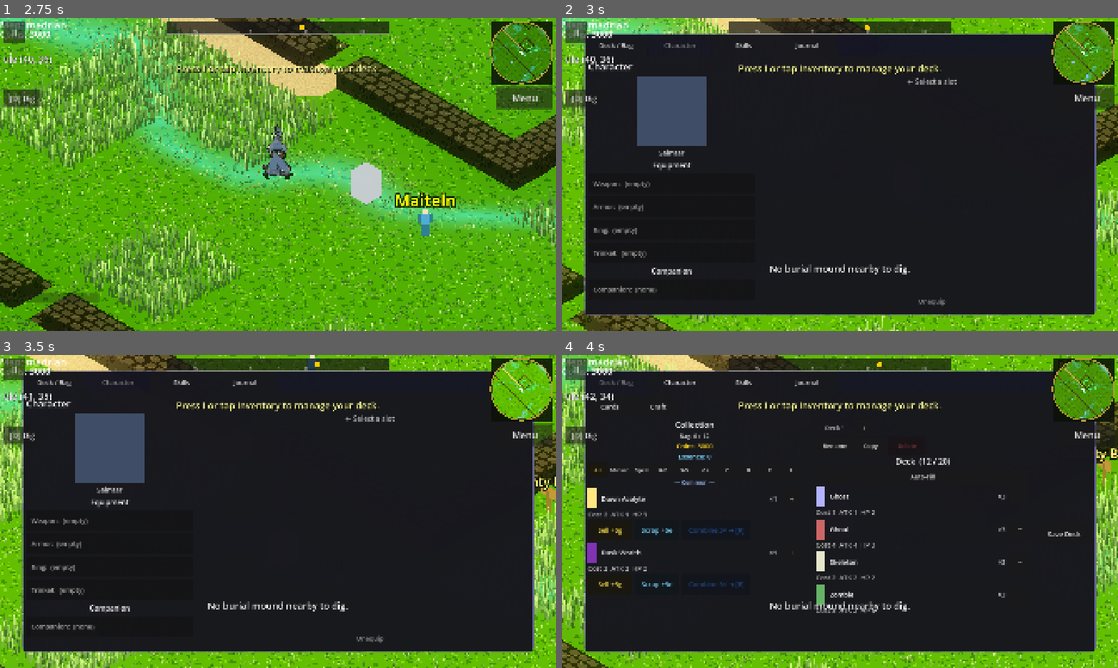
Above: before the commit, frames 1-4 (two rows, left to right).
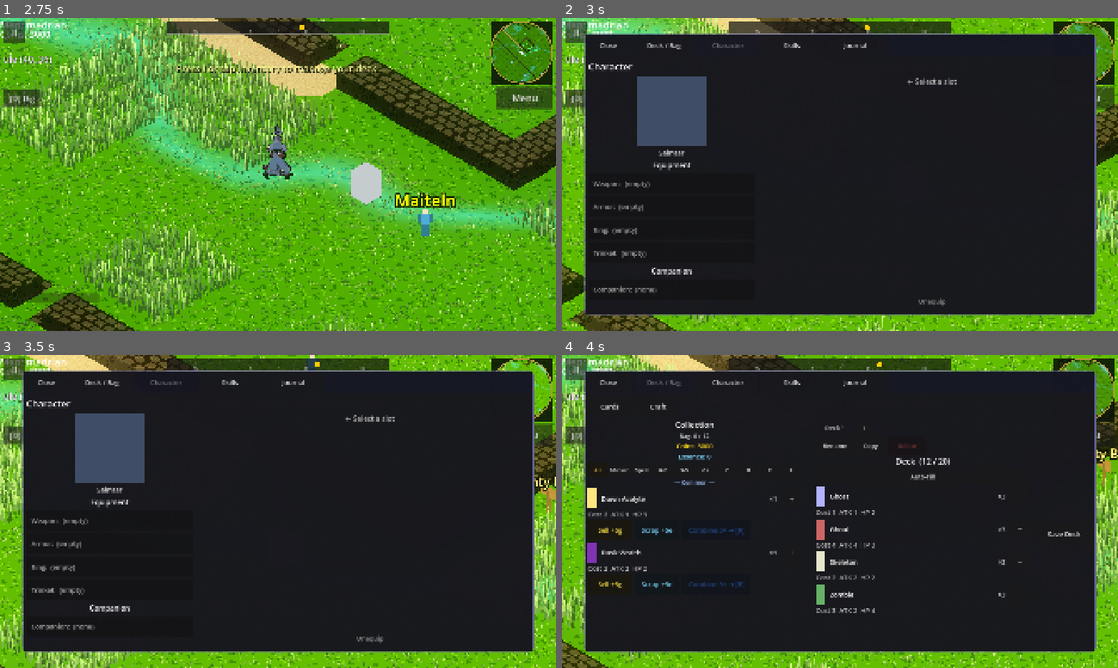
Above: after the commit, the same moments.

Repository: ChrisPauly97/pear-pudding-godot
Game: Godot game, scene res://scenes/ui/MenuScene.tscn
Same seed, same stepped clock (60 frames per second), same inputs: the game is played once before the commit and once after it. Sound files missing from this copy of the repository are replaced by a short silence.
Inputs (mouse positions are in pixels of both pictures, inside the frame that each line leads up to):
- Up to frame 1 (2.75 s): click "New Game" at 0.5 s; click "New Game" at 1.25 s; click "Venture Here" at 2 s
- Up to frame 2 (3 s): tap I (inventory) at 2.75 s; move the mouse to (962, 158) at 2.77 s; hold D (move_right) from 2.78 s (still down); hold C (character) from 2.78 s (still down); click (962, 158) at 2.92 s
- Up to frame 3 (3.5 s): keep holding D (move_right); keep holding C (character); tap Space (jump) at 3.02 s; tap E (interact) at 3.05 s
- Up to frame 4 (4 s): release D (move_right) at 3.5 s; release C (character) at 3.5 s; tap I (inventory) at 3.5 s; drag from (728, 527) to (812, 574) at 3.52 s

Frame 1 is identical in both runs. In frame 2, 2.5% of the frame differs, in the area x 3-97%, y 4-82%; in frame 3, 2.5%; in frame 4, 2.5%.
Error before the commit: Invalid call. Nonexistent function 'refresh_xp_bar' in base 'Nil'. (res://scenes/world/WorldScene.gd:693)
Error after the commit: Invalid call. Nonexistent function 'refresh_xp_bar' in base 'Nil'. (res://scenes/world/WorldScene.gd:696)

Commit message:
GID-093: Fix menu hub layering, add overworld return portal, add tap-to-move drag steering
TID-338: MenuHubScene wrapped in CanvasLayer(10) in SceneManager.open_menu_hub() so
it renders above the HUD CanvasLayer (layer 1). Close button moved to the left end of
the tab row so it never overlaps the top-right minimap corner.

TID-339: _spawn_return_portal() places a glowing golden pillar at tile (3,6) in the
"main" infinite overworld. Registered in _active_door_data with target_map="" so
interacting calls SceneManager.exit_map(), popping the map stack back to madrian.

TID-340: Touch drag now steers the move target continuously once the drag threshold is
crossed (throttled by tile change). Joystick-area guard still wins. Mouse drag (left
button held + motion) also steers. _drag_last_tile resets on each new touch/click.

Co-Authored-By: Claude Sonnet 4.6 <noreply@anthropic.com>
Claude-Session: https://claude.ai/code/session_014KhRyqgxAuieYm3ykEc5Sx

Diff:
--- a/autoloads/SceneManager.gd
+++ b/autoloads/SceneManager.gd
@@ -66,6 +66,7 @@
 }
 
 var _toast: CanvasLayer = null
+var _menu_hub_layer: CanvasLayer = null
 var _defeat_overlay: Node = null
 var _defeat_pending_enemy_data: Dictionary = {}
 
@@ -269,6 +270,9 @@
 		_state = State.WORLD)
 
 func _exit_world_cleanup() -> void:
+	if _menu_hub_layer != null and is_instance_valid(_menu_hub_layer):
+		_menu_hub_layer.queue_free()
+		_menu_hub_layer = null
 	if _defeat_overlay != null:
 		_defeat_overlay.queue_free()
 		_defeat_overlay = null
@@ -932,9 +936,15 @@
 		return
 	if _state != State.WORLD:
 		return
+	# Host the hub on a CanvasLayer above the HUD (default layer 1) so it
+	# always renders on top of the minimap and other HUD elements.
+	_menu_hub_layer = CanvasLayer.new()
+	_menu_hub_layer.layer = 10
+	_menu_hub_layer.name = "MenuHubLayer"
+	get_tree().current_scene.add_child(_menu_hub_layer)
 	var hub: Node = _MenuHubScript.new()
 	hub.name = "MenuHub"
-	get_tree().current_scene.add_child(hub)
+	_menu_hub_layer.add_child(hub)
 	hub.show_tab(tab)
 	hub.closed.connect(_on_menu_hub_closed)
 	_overlays[State.MENU_HUB] = hub
@@ -944,6 +954,9 @@
 	var hub: Node = _overlays.get(State.MENU_HUB, null)
 	if hub != null and is_instance_valid(hub):
 		_overlays.erase(State.MENU_HUB)
+	if _menu_hub_layer != null and is_instance_valid(_menu_hub_layer):
+		_menu_hub_layer.queue_free()
+		_menu_hub_layer = null
 	_state = State.WORLD
 
 func _on_inventory_requested() -> void:
--- a/scenes/ui/MenuHubScene.gd
+++ b/scenes/ui/MenuHubScene.gd
@@ -44,6 +44,14 @@
 	tab_row.add_theme_constant_override("separation", int(_ref * 0.004))
 	outer_vbox.add_child(tab_row)
 
+	# Close button on the LEFT so it never collides with the minimap (top-right).
+	var close_btn := Button.new()
+	close_btn.text = "Close"
+	close_btn.custom_minimum_size = Vector2(_ref * 0.15, _ref * 0.065)
+	close_btn.add_theme_font_size_override("font_size", int(_ref * 0.022))
+	close_btn.pressed.connect(_close)
+	tab_row.add_child(close_btn)
+
 	for tab_id: String in _TABS:
 		var btn := Button.new()
 		btn.text = _TAB_LABELS[tab_id]
@@ -52,18 +60,6 @@
 		btn.pressed.connect(show_tab.bind(tab_id))
 		tab_row.add_child(btn)
 		_tab_buttons[tab_id] = btn
-
-	# Spacer pushes close button to the right.
-	var spacer := Control.new()
-	spacer.size_flags_horizontal = Control.SIZE_EXPAND_FILL
-	tab_row.add_child(spacer)
-
-	var close_btn := Button.new()
-	close_btn.text = "Close"
-	close_btn.custom_minimum_size = Vector2(_ref * 0.15, _ref * 0.065)
-	close_btn.add_theme_font_size_override("font_size", int(_ref * 0.022))
-	close_btn.pressed.connect(_close)
-	tab_row.add_child(close_btn)
 
 	# ---- Content area ----
 	var content_wrapper := PanelContainer.new()
--- a/scenes/world/WorldScene.gd
+++ b/scenes/world/WorldScene.gd
@@ -175,6 +175,7 @@
 var _tap_start_screen: Vector2 = Vector2.ZERO
 var _tap_touch_index: int = -2  # -2 = no tracked tap; -1 reserved for mouse
 const _TAP_DRAG_THRESHOLD: float = 30.0  # screen pixels; beyond this is a drag, not a tap
+var _drag_last_tile: Vector2i = Vector2i(-9999, -9999)  # throttle drag-steer re-pathing
 
 # Terrain height constants — named-map path uses a wider ramp than chunks
 
@@ -273,6 +274,8 @@
 		add_child(floor_body)
 		_csm.build_initial_infinite(_player.position)
 		_spawn_open_world_rival_enc2()
+		if map_name == "main":
+			_spawn_return_portal()
 	else:
 		# Named map: load all chunks covering the 100×100 tile map synchronously
 		var max_cx: int = (WorldMap.MAP_WIDTH + IsoConst.CHUNK_SIZE - 1) / IsoConst.CHUNK_SIZE
@@ -1860,13 +1863,31 @@
 	elif event is InputEventScreenDrag:
 		var drag: InputEventScreenDrag = event as InputEventScreenDrag
 		if drag.index == _tap_touch_index:
+			# Joystick guard: if the drag moves over the joystick, let joystick win.
+			if _joystick_ref != null and _joystick_ref.has_method("is_touch_in_control_area"):
+				if _joystick_ref.call("is_touch_in_control_area", drag.position):
+					_tap_touch_index = -2
+					return
+			# Steer the move target continuously once the drag threshold is crossed.
 			if drag.position.distance_to(_tap_start_screen) >= _TAP_DRAG_THRESHOLD:
-				_tap_touch_index = -2  # too much movement — treat as a joystick drag, not a tap
+				if _camera != null:
+					var drag_tile: Vector2i = _screen_to_tile(drag.position)
+					if drag_tile != _drag_last_tile:
+						_drag_last_tile = drag_tile
+						_handle_tap_to_move(drag.position)
 	elif event is InputEventMouseButton:
 		var mb: InputEventMouseButton = event as InputEventMouseButton
 		if mb.button_index == MOUSE_BUTTON_LEFT and mb.pressed:
+			_drag_last_tile = Vector2i(-9999, -9999)
 			_handle_tap_to_move(mb.position)
 			get_viewport().set_input_as_handled()
+	elif event is InputEventMouseMotion:
+		if Input.is_mouse_button_pressed(MOUSE_BUTTON_LEFT) and _camera != null:
+			var mt: Vector2i = _screen_to_tile((event as InputEventMouseMotion).position)
+			if mt != _drag_last_tile:
+				_drag_last_tile = mt
+				_handle_tap_to_move((event as InputEventMouseMotion).position)
+				get_viewport().set_input_as_handled()
 
 func _on_screen_touch(touch: InputEventScreenTouch) -> void:
 	if touch.pressed:
@@ -1878,6 +1899,7 @@
 				return
 		_tap_start_screen = touch.position
 		_tap_touch_index = touch.index
+		_drag_last_tile = Vector2i(-9999, -9999)
 	else:
 		if touch.index != _tap_touch_index:
 			return
@@ -2935,3 +2957,58 @@
 		_dest_marker.hide()
 	if _player != null and _player.has_method("cancel_path"):
 		_player.call("cancel_path")
+
+# ── Return portal (TID-339) ───────────────────────────────────────────────
+# Spawns a visible "Return to Town" portal in the main overworld near the
+# player's initial spawn so there is always an exit that doesn't require a
+# waystone. Registers itself in _active_door_data with target_map = "" so
+# _handle_interact → exit_map() pops the map stack back to madrian.
+
+func _spawn_return_portal() -> void:
+	const PORTAL_TX: int = 3
+	const PORTAL_TZ: int = 6  # 3 tiles south of the default infinite-world spawn
+	var wx: float = (float(PORTAL_TX) + 0.5) * IsoConst.TILE_SIZE
+	var wz: float = (float(PORTAL_TZ) + 0.5) * IsoConst.TILE_SIZE
+	var wy: float = get_terrain_height(wx, wz)
+
+	# Visual: glowing golden pillar with a label above it.
+	var root := Node3D.new()
+	root.name = "ReturnPortal"
+	root.position = Vector3(wx, wy, wz)
+	_entity_root.add_child(root)
+
+	var mesh_inst := MeshInstance3D.new()
+	var cyl := CylinderMesh.new()
+	cyl.top_radius    = 0.20
+	cyl.bottom_radius = 0.20
+	cyl.height        = 2.0
+	mesh_inst.mesh = cyl
+	mesh_inst.position = Vector3(0.0, 1.0, 0.0)
+	var mat := StandardMaterial3D.new()
+	mat.shading_mode = BaseMaterial3D.SHADING_MODE_UNSHADED
+	mat.albedo_color = Color(1.0, 0.85, 0.20, 0.90)
+	mat.transparency = BaseMaterial3D.TRANSPARENCY_ALPHA
+	mat.emission_enabled = true
+	mat.emission = Color(1.0, 0.75, 0.10)
+	mat.emission_energy_multiplier = 2.0
+	mesh_inst.material_override = mat
+	root.add_child(mesh_inst)
+
+	var lbl := Label3D.new()
+	lbl.text = "Return to Town"
+	lbl.font_size = 24
+	lbl.modulate = Color(1.0, 0.95, 0.60)
+	lbl.billboard = BaseMaterial3D.BILLBOARD_ENABLED
+	lbl.position = Vector3(0.0, 2.5, 0.0)
+	root.add_child(lbl)
+
+	# Register as a door with empty target_map so _handle_interact calls exit_map().
+	var portal_data: Dictionary = {
+		"id":             "return_portal",
+		"x":              wx,
+		"z":              wz,
+		"target_map":     "",
+		"target_door_id": "",
+	}
+	_active_door_data["return_portal"] = portal_data
+	_door_nodes["return_portal"] = root
Not shown, changed: docs/agent/tap-to-move.md
Not shown, changed: docs/agent/ui-and-scene-management.md
Not shown, changed: docs/agent/world-generation.md
Not shown, changed: tasks/goals/GID-093--world-nav-ux-fixes/TID-338--menu-hub-above-hud.md
Not shown, changed: tasks/goals/GID-093--world-nav-ux-fixes/TID-339--overworld-return-portal.md
Not shown, changed: tasks/goals/GID-093--world-nav-ux-fixes/TID-340--tap-to-move-drag-steering.md
Not shown, changed: tasks/goals/GID-093--world-nav-ux-fixes/goal.md
Not shown, changed: tasks/index.md
